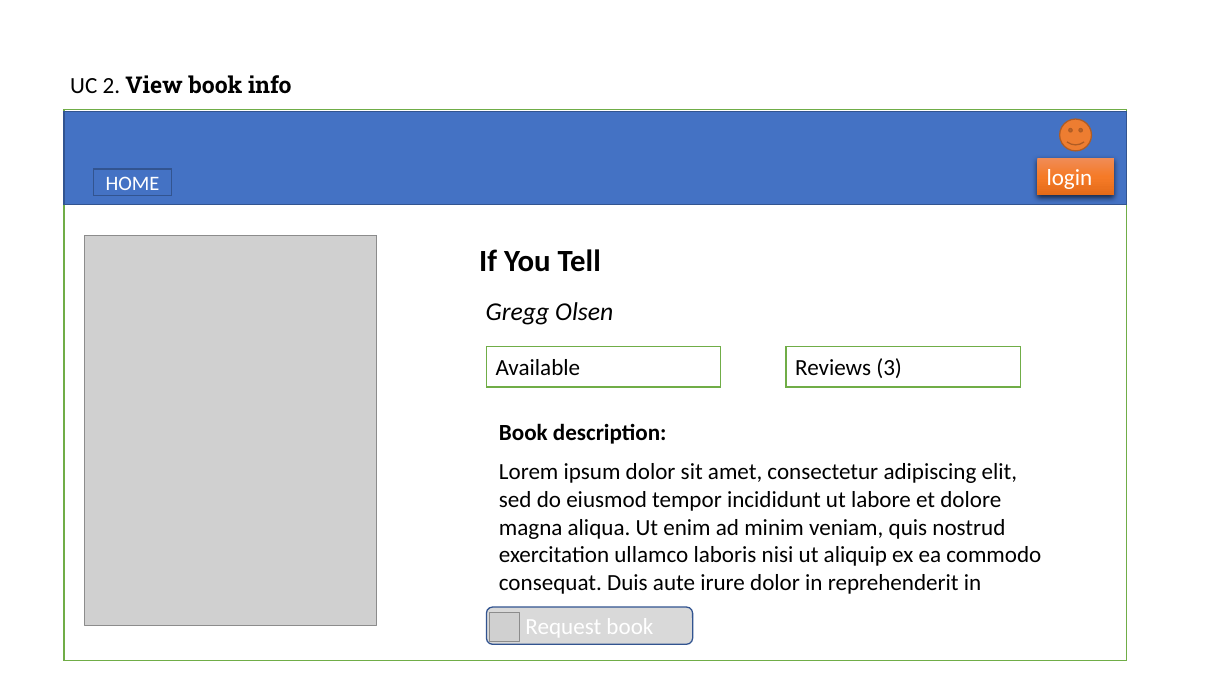
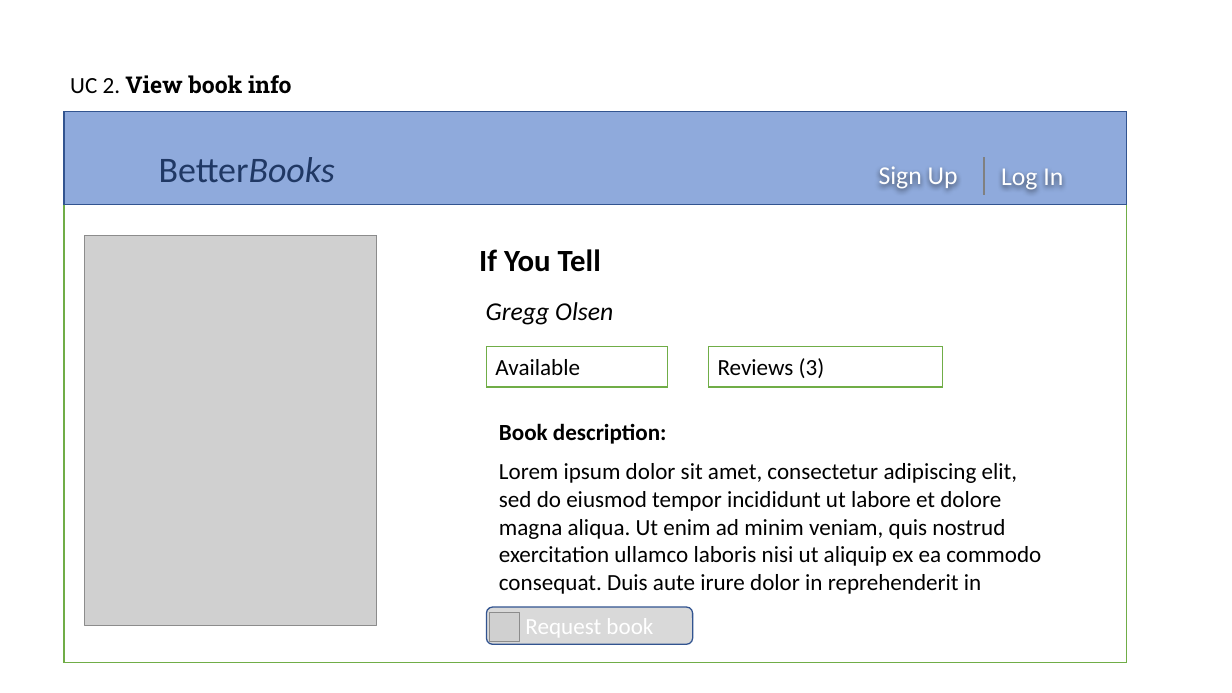
Before and after one commit to kateGalich/capstone, a slide deck: slide 2 of Construction 1/UI Prototypes.pptx. Drawn at 1232x693 pixels with LibreOffice and Linux fonts; fonts in the diff are those of the drawing; grey boxes stand for pictures; background and template pictures are left out. Boxes give left, top, right and bottom in pixels: in the first picture for what was removed or moved away, otherwise in the second. Text is boxed around its words. In the diff, an @@ line names an element or a change of style, - is before the commit and + after.

```diff
--- a/Construction 1/UI Prototypes.pptx
+++ b/Construction 1/UI Prototypes.pptx
@@ rectangle at (64, 112, 1127, 205): fill #4472C4 to #8FAADC @@
@@ smiley face removed at (1060, 119, 1092, 151) @@
@@ rectangle removed at (93, 169, 171, 196) @@
-HOME
@@ text added at (159, 157, 335, 182), 28 pt, text #203864 @@
+BetterBooks
@@ text added at (879, 166, 958, 188), 20 pt, text #FFFFFF @@
+Sign Up
@@ line added from (984, 157) to (984, 195), #808080 1 pt @@
@@ text added at (1001, 168, 1063, 191), 20 pt, text #FFFFFF @@
+Log In
@@ rectangle removed at (1038, 158, 1115, 195) @@
-login
@@ rectangle "Available": place and size @@
-rectangle "Available" at (486, 347, 721, 387)
+rectangle "Available" at (486, 347, 667, 387)
@@ rectangle "Reviews (3)": place and size @@
-rectangle "Reviews (3)" at (787, 347, 1021, 387)
+rectangle "Reviews (3)" at (709, 347, 944, 387)
```
Also in this commit, not shown: 7 other slides changed, 4 slides added, 1 other file.
